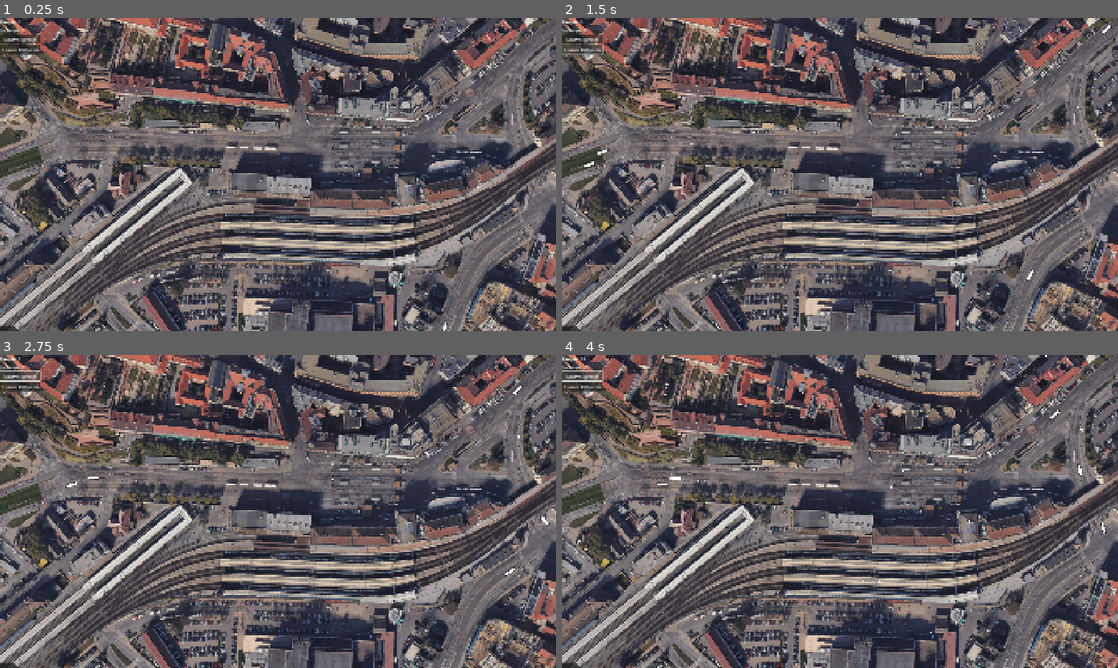
Above: before the commit, frames 1-4 (two rows, left to right).
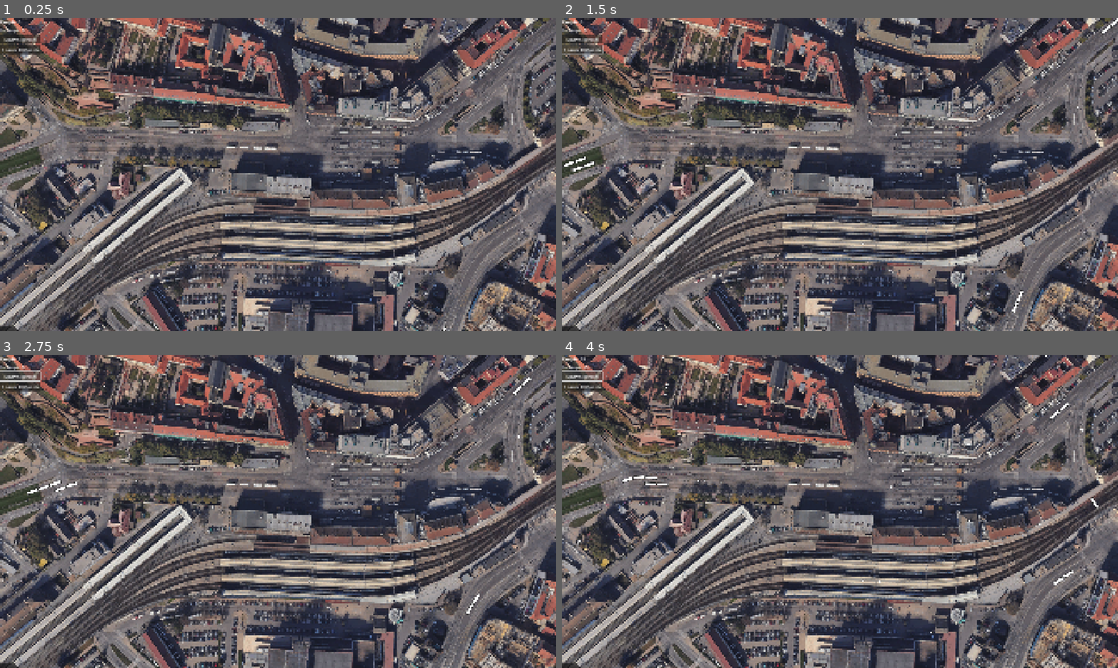
Above: after the commit, the same moments.

Repository: VojtaStruhar/hlavas
Game: Godot game, scene res://Scenes/main.tscn
The game is run twice, just before and just after one commit, with the same random seed, the same clock (stepped at 60 frames per second) and the same inputs.
Inputs:
- Up to frame 1 (0.25 s): no input
- Up to frame 2 (1.5 s): click "Spawn person" at 0.5 s; click "Spawn 10 People" at 1.25 s
- Up to frame 3 (2.75 s): click "Spawn person" at 2 s
- Up to frame 4 (4 s): click "Spawn 10 People" at 2.75 s; click "Spawn person" at 3.5 s

The runs differ from the first frame. In frame 1, less than 0.1% of the frame differs, in the area x 79-81%, y 97-100%; in frame 2, 0.2%; in frame 3, 0.2%; in frame 4, 0.2%, in the area x 10-98%, y 15-74%.

Commit message:
Added wagons

Diff:
--- a/Scenes/main.tscn
+++ b/Scenes/main.tscn
@@ -7,6 +7,7 @@
 [ext_resource type="PackedScene" uid="uid://bj6l5nb2bqucp" path="res://Scenes/slow_down.tscn" id="7_6bp64"]
 [ext_resource type="PackedScene" uid="uid://ckvg3qcsrljon" path="res://Scenes/salina.tscn" id="7_344ge"]
 [ext_resource type="Script" uid="uid://cif27233raih3" path="res://Scripts/station.gd" id="8_344ge"]
+[ext_resource type="PackedScene" uid="uid://dtkob2dormtjh" path="res://Scenes/wagon.tscn" id="8_ynf5e"]
 
 [sub_resource type="GDScript" id="GDScript_kry3j"]
 resource_name = "debug_ui"
@@ -238,17 +239,17 @@
 [sub_resource type="RectangleShape2D" id="RectangleShape2D_6iyac"]
 size = Vector2(318, 116)
 
+[sub_resource type="Curve2D" id="Curve2D_6bp64"]
+_data = {
+"points": PackedVector2Array(0, 0, 0, 0, -89, 543, 0, 0, 0, 0, 182, 445, -19.4365, 3.66425, 19.4365, -3.66425, 246, 423, -18.3213, -0.318631, 18.3213, 0.318631, 300, 422, 0, 0, 0, 0, 508, 427, -28.3581, -0.637262, 28.3581, 0.637262, 1014, 441, -19.7551, 4.1422, 19.7551, -4.1422, 1050, 438, -18.0026, 0, 18.0026, 0, 1092, 427, 0, 0, 0, 0, 1352, 427, -18.0026, 0.796577, 18.0026, -0.796577, 1401, 426, -16.3856, 10.4097, 16.3856, -10.4097, 1452, 412, 0, 0, 0, 0, 1511, 370, -39.444, 32.3065, 39.444, -32.3065, 1743, 187, -33.0578, 28.1743, 33.0578, -28.1743, 1826, 101, 0, 0, 0, 0, 2010, -51)
+}
+point_count = 15
+
 [sub_resource type="Curve2D" id="Curve2D_d1ilt"]
 _data = {
 "points": PackedVector2Array(0, 0, 0, 0, 368, 709, -54.0074, 43.8291, 54.0074, -43.8291, 511, 417, -22.5394, 16.9046, 2 …(605 unchanged characters)…
 }
 point_count = 17
-
-[sub_resource type="Curve2D" id="Curve2D_6bp64"]
-_data = {
-"points": PackedVector2Array(0, 0, 0, 0, -89, 543, 0, 0, 0, 0, 182, 445, -19.4365, 3.66425, 19.4365, -3.66425, 246, 423, -18.3213, -0.318631, 18.3213, 0.318631, 300, 422, 0, 0, 0, 0, 508, 427, -28.3581, -0.637262, 28.3581, 0.637262, 1014, 441, -19.7551, 4.1422, 19.7551, -4.1422, 1050, 438, -18.0026, 0, 18.0026, 0, 1092, 427, 0, 0, 0, 0, 1352, 427, -18.0026, 0.796577, 18.0026, -0.796577, 1401, 426, -16.3856, 10.4097, 16.3856, -10.4097, 1452, 412, 0, 0, 0, 0, 1511, 370, -39.444, 32.3065, 39.444, -32.3065, 1743, 187, -33.0578, 28.1743, 33.0578, -28.1743, 1826, 101, 0, 0, 0, 0, 2010, -51)
-}
-point_count = 15
 
 [sub_resource type="Curve2D" id="Curve2D_344ge"]
 _data = {
@@ -1163,6 +1164,25 @@
 position = Vector2(-856, -19)
 shape = SubResource("RectangleShape2D_6iyac")
 
+[node name="T1_Hybesova-Malinak" type="Path2D" parent="."]
+curve = SubResource("Curve2D_6bp64")
+
+[node name="T1" parent="T1_Hybesova-Malinak" instance=ExtResource("7_344ge")]
+position = Vector2(-89, 543)
+rotation = -0.346992
+wait_seconds = 7
+MAX_SPEED = 10
+
+[node name="Wagon" parent="T1_Hybesova-Malinak" node_paths=PackedStringArray("locomotive") instance=ExtResource("8_ynf5e")]
+position = Vector2(-89, 543)
+rotation = -0.346992
+locomotive = NodePath("../T1")
+
+[node name="Wagon2" parent="T1_Hybesova-Malinak" node_paths=PackedStringArray("locomotive") instance=ExtResource("8_ynf5e")]
+position = Vector2(-89, 543)
+rotation = -0.346992
+locomotive = NodePath("../T1")
+
 [node name="T12_Uzka-Silingrak" type="Path2D" parent="."]
 position = Vector2(1152, 400)
 curve = SubResource("Curve2D_d1ilt")
@@ -1171,14 +1191,12 @@
 position = Vector2(368, 709)
 rotation = -1.1154
 wait_seconds = 12
-
-[node name="T1_Hybesova-Malinak" type="Path2D" parent="."]
-curve = SubResource("Curve2D_6bp64")
-
-[node name="T1" parent="T1_Hybesova-Malinak" instance=ExtResource("7_344ge")]
-position = Vector2(-89, 543)
-rotation = -0.346992
-wait_seconds = 7
+MAX_SPEED = 10
+
+[node name="Wagon" parent="T12_Uzka-Silingrak" node_paths=PackedStringArray("locomotive") instance=ExtResource("8_ynf5e")]
+position = Vector2(368, 709)
+rotation = -1.1154
+locomotive = NodePath("../T12")
 
 [node name="T7_Soukenicka-Vlhka" type="Path2D" parent="."]
 curve = SubResource("Curve2D_344ge")
@@ -1188,7 +1206,11 @@
 rotation = -0.349055
 wait_seconds = 8
 initial_people = 10
-MAX_SPEED = 12
+
+[node name="Wagon" parent="T7_Soukenicka-Vlhka" node_paths=PackedStringArray("locomotive") instance=ExtResource("8_ynf5e")]
+position = Vector2(-89, 570)
+rotation = -0.349055
+locomotive = NodePath("../T7")
 
 [node name="T9_Malinak-Zelnak" type="Path2D" parent="."]
 curve = SubResource("Curve2D_ynf5e")
@@ -1200,6 +1222,11 @@
 initial_people = 10
 MAX_SPEED = 9
 
+[node name="Wagon" parent="T9_Malinak-Zelnak" node_paths=PackedStringArray("locomotive") instance=ExtResource("8_ynf5e")]
+position = Vector2(1990, -54)
+rotation = 2.44633
+locomotive = NodePath("../T9")
+
 [node name="T10_Vlhka-Malinak" type="Path2D" parent="."]
 curve = SubResource("Curve2D_hptm8")
 
--- /dev/null
+++ b/Scenes/wagon.tscn
@@ -0,0 +1,12 @@
+[gd_scene load_steps=3 format=3 uid="uid://dtkob2dormtjh"]
+
+[ext_resource type="Texture2D" uid="uid://v5ao2pigmcb1" path="res://Assets/wagon.png" id="1_gmsoo"]
+[ext_resource type="Script" uid="uid://cigmujrnq1cls" path="res://Scripts/wagon.gd" id="1_irjam"]
+
+[node name="Wagon" type="PathFollow2D"]
+script = ExtResource("1_irjam")
+
+[node name="Sprite2D" type="Sprite2D" parent="."]
+position = Vector2(19, 10)
+scale = Vector2(1.3, 0.5)
+texture = ExtResource("1_gmsoo")
--- a/Scripts/train.gd
+++ b/Scripts/train.gd
@@ -3,10 +3,12 @@
 
 @export var wait_seconds = 10
 @export var initial_people = 20
-@export var MAX_SPEED = 15
+@export var MAX_SPEED = 12
+
 
 var people_inside = 0
 var current_speed = 0
+var number_of_wagons = 0
 
 func _ready() -> void:
 	setup()
--- /dev/null
+++ b/Scripts/wagon.gd
@@ -0,0 +1,14 @@
+@icon("res://Assets/wagon_icon.png")
+class_name Wagon extends PathFollow2D
+
+@export var locomotive: Train
+@export var wagon_length_px: int = 42
+
+var wagon_index: int
+
+func _ready() -> void:
+	wagon_index = locomotive.number_of_wagons
+	locomotive.number_of_wagons += 1
+
+func _process(delta: float) -> void:
+	progress = locomotive.progress - (wagon_index + 1) * wagon_length_px
Binary file added: Assets/wagon_icon.png
Not shown, added: Assets/wagon_icon.png.import
Not shown: 1 places in Scenes/main.tscn that only renumber resources
Not shown, added: Scripts/wagon.gd.uid
